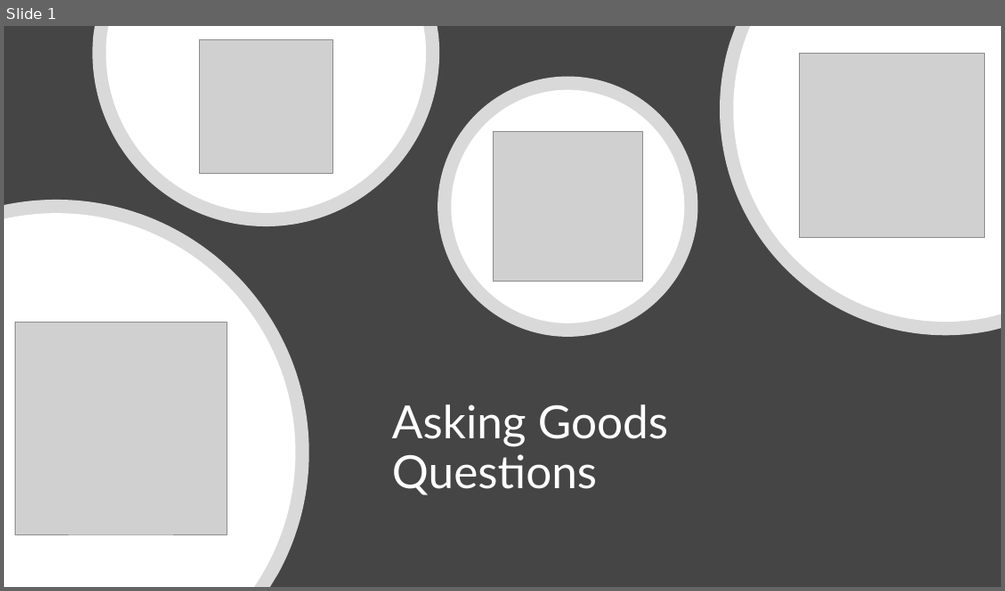
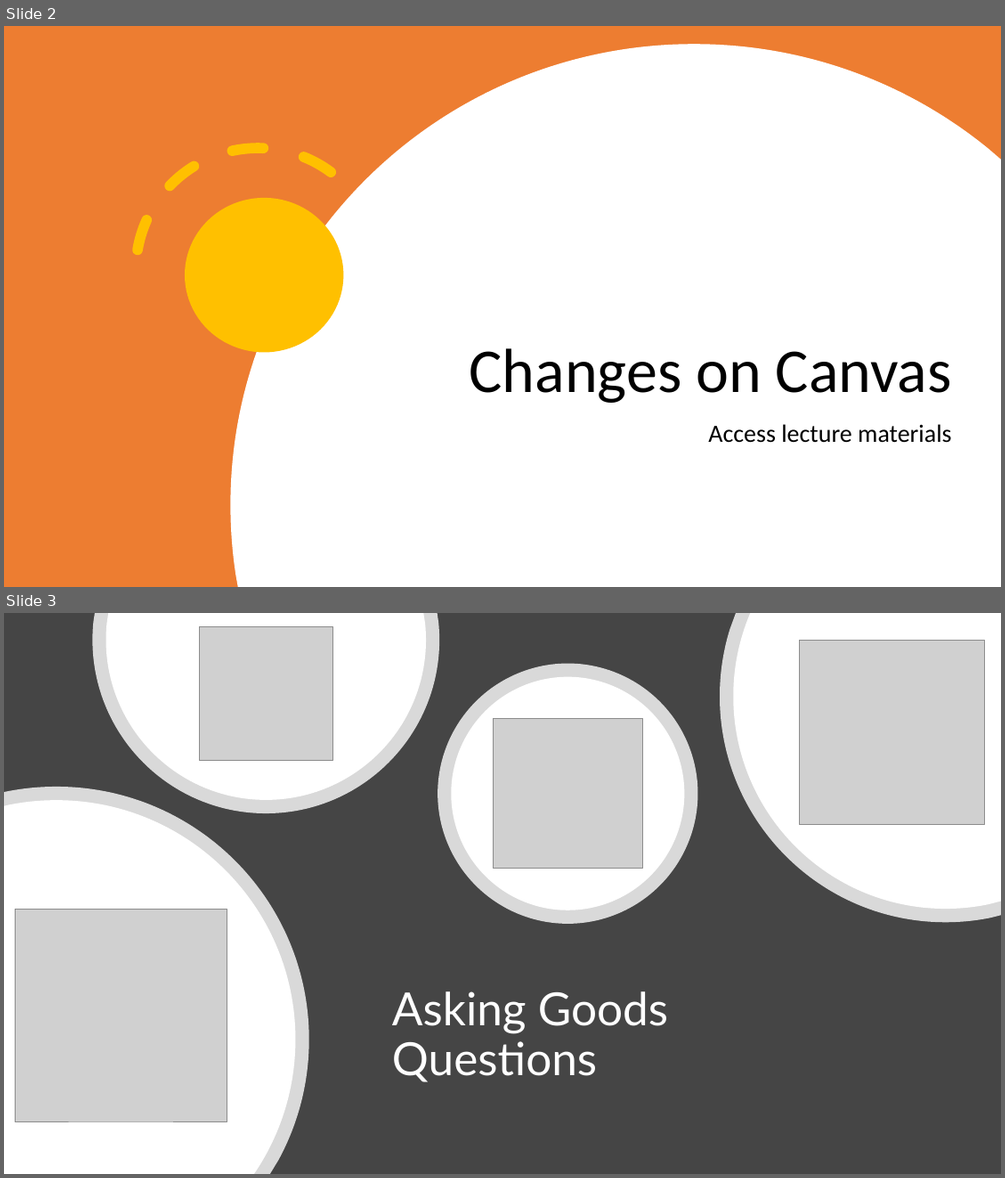
Before and after one commit to mikenguyen13/mar4050, a slide deck: lectures/5/2_Asking Goods Questions.pptx. Shown one above the other, each under a label of ours: slide 1 before the commit, slides 2 and 3 after it. The pictures are 1005x591 and 1005x1178 pixels, drawn with LibreOffice and Linux fonts; fonts in the diff are those of the drawing; grey boxes stand for pictures. Boxes give left, top, right and bottom in pixels: in the first picture for what was removed or moved away, otherwise in the second. Text is boxed around its words. In the diff, an @@ line names an element or a change of style, - is before the commit and + after.

```diff
--- a/lectures/5/2_Asking Goods Questions.pptx
+++ b/lectures/5/2_Asking Goods Questions.pptx
@@ slide 2 added at [4, 26, 1001, 587], background #FFFFFF @@
@@ rectangle added at [4, 26, 1001, 587], fill #ED7D31 @@
@@ freeform shape added at [231, 44, 1001, 587], fill #FFFFFF @@
@@ arc (boxed as its full ellipse) added at [86, 98, 429, 442], outline #FFC000 10 pt dashed @@
@@ ellipse added at [185, 198, 343, 353], fill #FFC000 @@
@@ title added at [469, 348, 952, 402], 60 pt, text #000000 @@
+Changes on Canvas
@@ text added at [708, 424, 951, 443], 24 pt, text #000000 @@
+Access lecture materials
@@ what was slide 1 is now slide 3 @@
```
Also in this commit, not shown: 2 slides changed, 7 other slides added, 1 other file.
